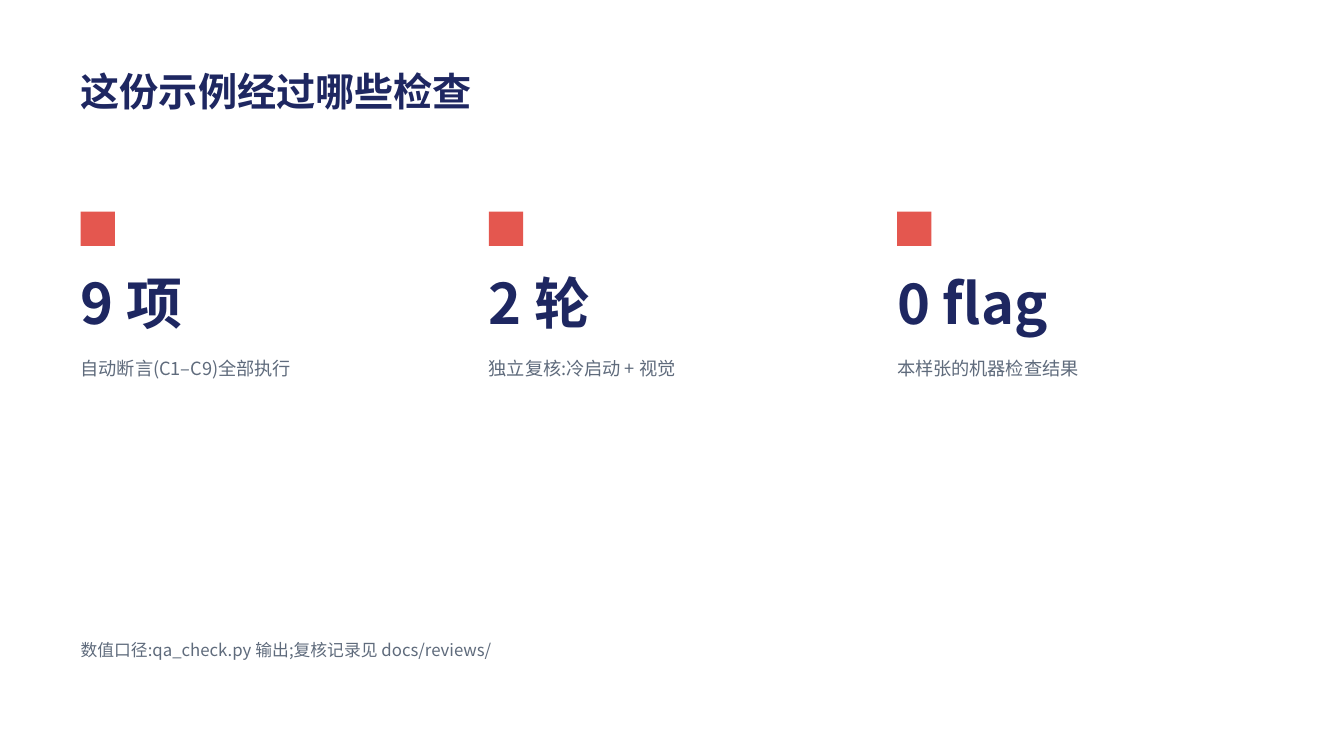
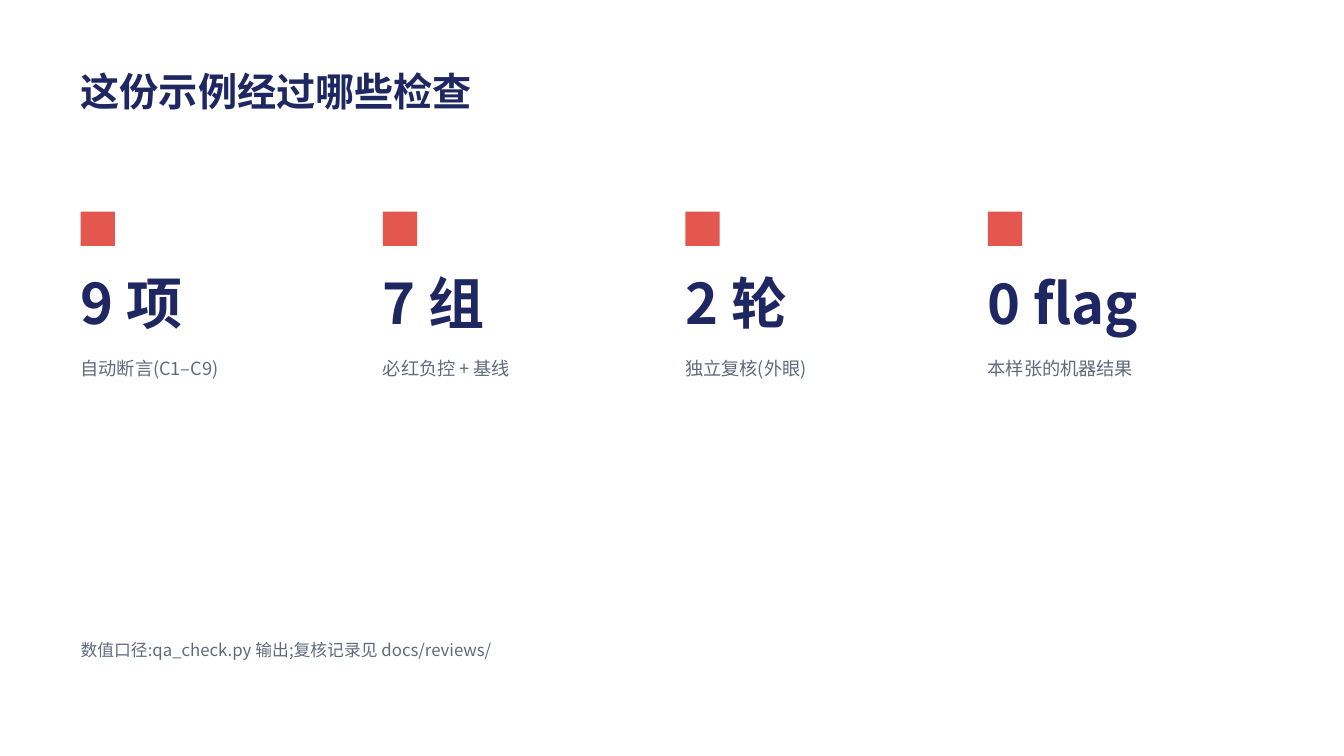
Before and after one commit to Tlaven/skill-repo, a slide deck: slide 3 of pptx-delivery/examples/acceptance-sample/deck.pptx (slide 2 before the commit). Drawn at 1344x756 pixels with LibreOffice and Linux fonts; fonts in the diff are those of the drawing. Boxes give left, top, right and bottom in pixels: in the first picture for what was removed or moved away, otherwise in the second. Text is boxed around its words. In the diff, an @@ line names an element or a change of style, - is before the commit and + after.

Commit message:
feat(pptx-delivery): 示例包扩为 11 页丰富版式 + 修 C5 叠层背景解析(autoshape 误排除)+ C5 自测
- 示例:6 → 11 页,新增六部件卡阵 / 四指标 / C1–C9 九宫格 / 命令终端块 / 新旧对比 /
  色彩角色六种版式;validate PASSED、两层断言 0/0(C5 checked=137、11 页 C7/C8 全过)
- qa_check:修 C5 "叠层背景"对 autoshape 失效(autoshape 恒有 text frame,被过滤误排除,
  白字叠深色带仍按页面底色算);新增 tests/c5_selftest.py 锁定(有衬底不误报 / 无衬底照报)
- tests/README 与复核记录同步
- 全量套件复跑全 PASS(exit 0);evidence 刷新

```diff
--- a/pptx-delivery/examples/acceptance-sample/deck.pptx
+++ b/pptx-delivery/examples/acceptance-sample/deck.pptx
@@ rectangle: place and size @@
-rectangle at box(489, 212, 523, 246)
+rectangle at box(383, 212, 417, 246)
@@ rectangle added at box(686, 212, 720, 246), fill #E4574F @@
@@ rectangle: place and size @@
-rectangle at box(897, 212, 932, 246)
+rectangle at box(988, 212, 1022, 246)
@@ text "2 轮": place and size @@
-text "2 轮" at box(489, 276, 591, 329)
+text "2 轮" at box(685, 276, 787, 329)
@@ text "0 flag": place and size @@
-text "0 flag" at box(897, 278, 1048, 338)
+text "0 flag" at box(988, 278, 1138, 338)
@@ text added at box(383, 276, 485, 328), 40 pt, text #1E2761, bold @@
+7 组
@@ text at box(81, 359, 219, 379): text changed @@
-自动断言(C1–C9)全部执行
+自动断言(C1–C9)
@@ text added at box(383, 359, 510, 377), 13 pt, text #5F6B7C @@
+必红负控 + 基线
@@ text at box(685, 359, 806, 379): text changed @@
-独立复核:冷启动 + 视觉
+独立复核(外眼)
@@ text at box(988, 359, 1133, 377): text changed @@
-本样张的机器检查结果
+本样张的机器结果
```
Also in this commit, not shown: 5 slides added, 21 other files.
